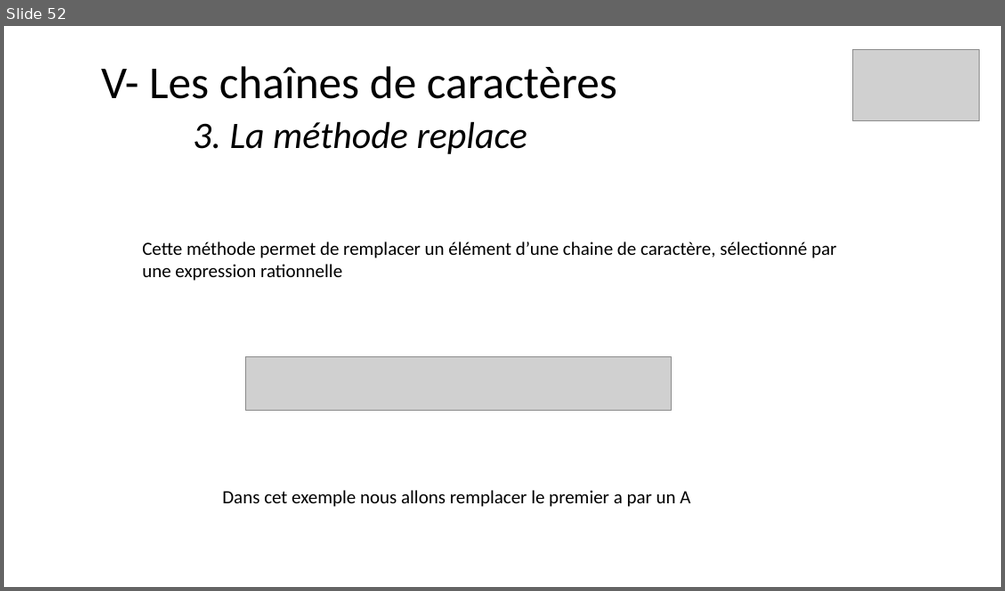
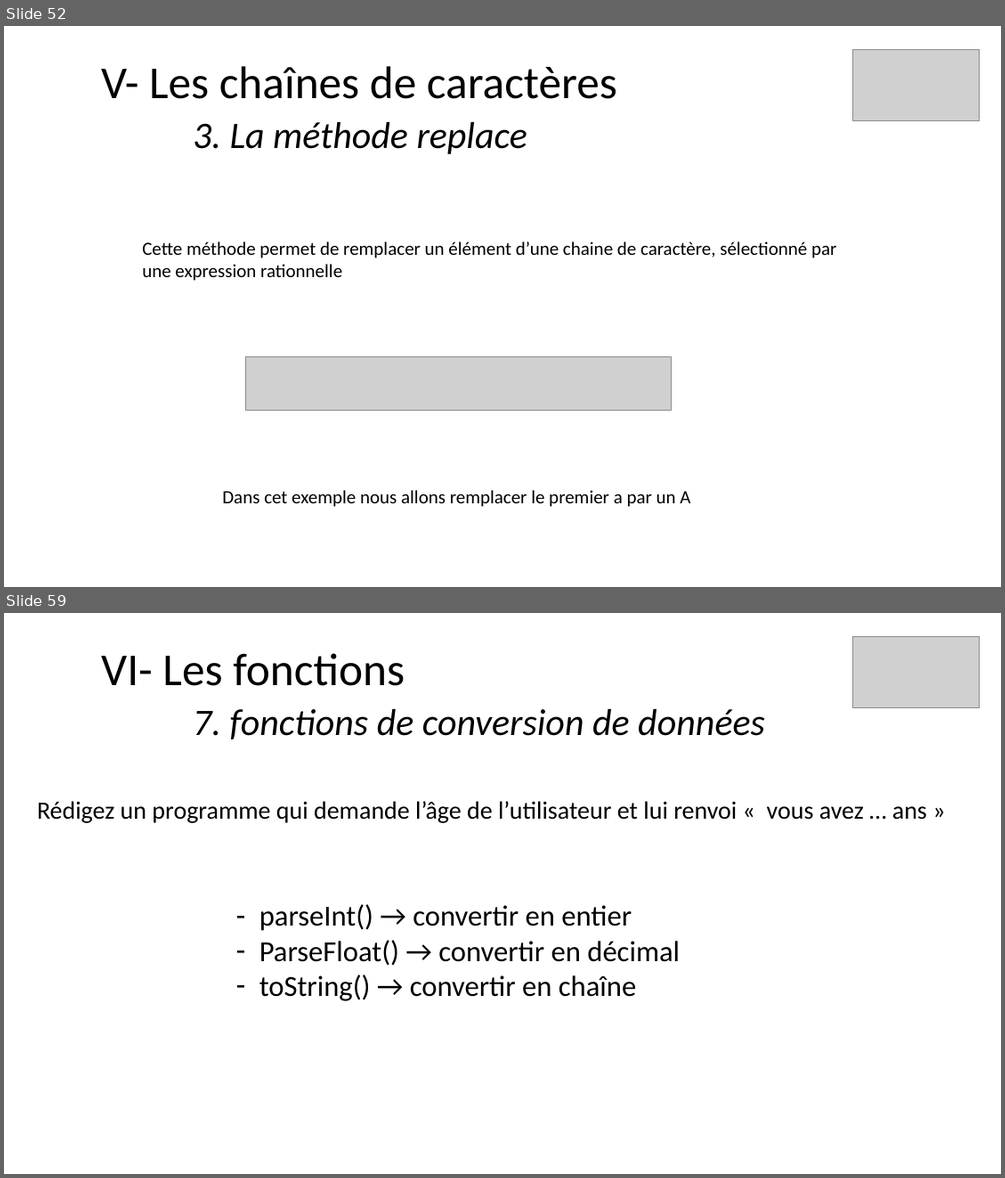
Before and after one commit to ArMb57/JavaScript, a slide deck: cours.pptx. Shown one above the other, each under a label of ours: slide 52 before the commit, slides 52 and 59 after it; the slides between them are not shown. The pictures are 1005x591 and 1005x1178 pixels, drawn with LibreOffice and Linux fonts; fonts in the diff are those of the drawing; grey boxes stand for pictures. Boxes give left, top, right and bottom in pixels: in the first picture for what was removed or moved away, otherwise in the second. Text is boxed around its words. In the diff, an @@ line names an element or a change of style, - is before the commit and + after.

Commit message:
Les fonctions

```diff
--- a/cours.pptx
+++ b/cours.pptx
@@ slide 59 added at <box>4,613,1001,1174</box>, background #FFFFFF @@
@@ picture added at <box>853,636,979,708</box> @@
@@ title added at <box>101,653,765,739</box>, 36 pt, text #000000, italic @@
+VI- Les fonctions
+7. fonctions de conversion de données
@@ text added at <box>37,801,927,823</box>, 24 pt, text #000000 @@
+Rédigez un programme qui demande l’âge de l’utilisateur et lui renvoi « vous avez … ans »
@@ text added at <box>259,904,680,1001</box>, 28 pt, text #000000 @@
+– parseInt() → convertir en entier
+– ParseFloat() → convertir en décimal
+– toString() → convertir en chaîne
```
Also in this commit, not shown: 1 slide changed, 13 other slides added, 3 other files.
